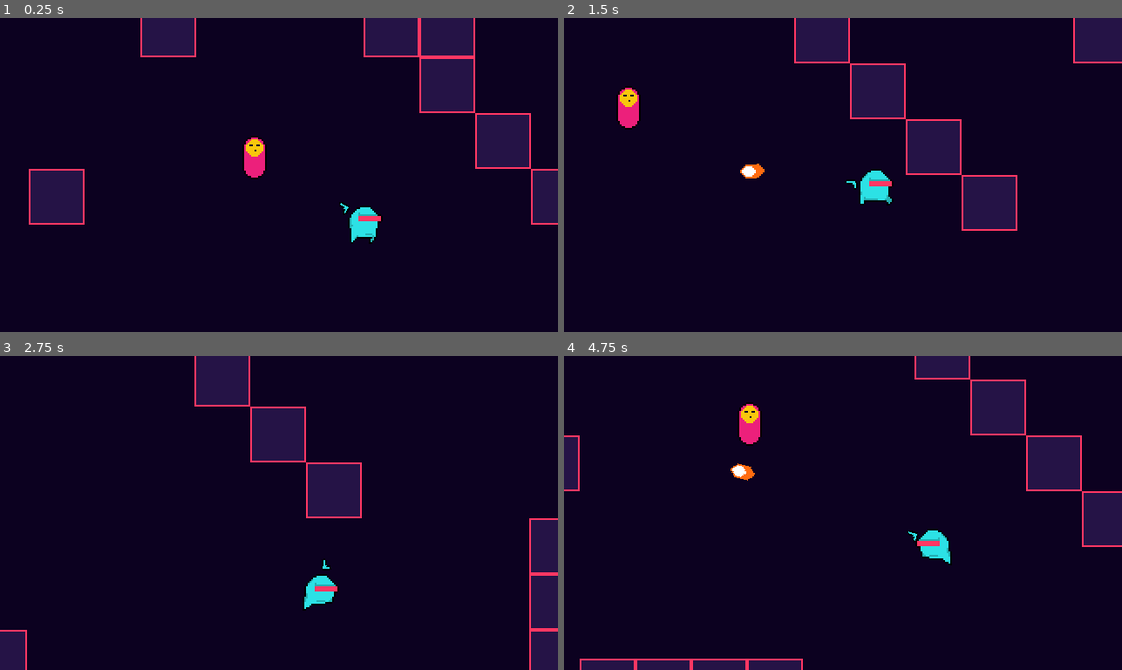
Above: before the commit, frames 1-4 (two rows, left to right).
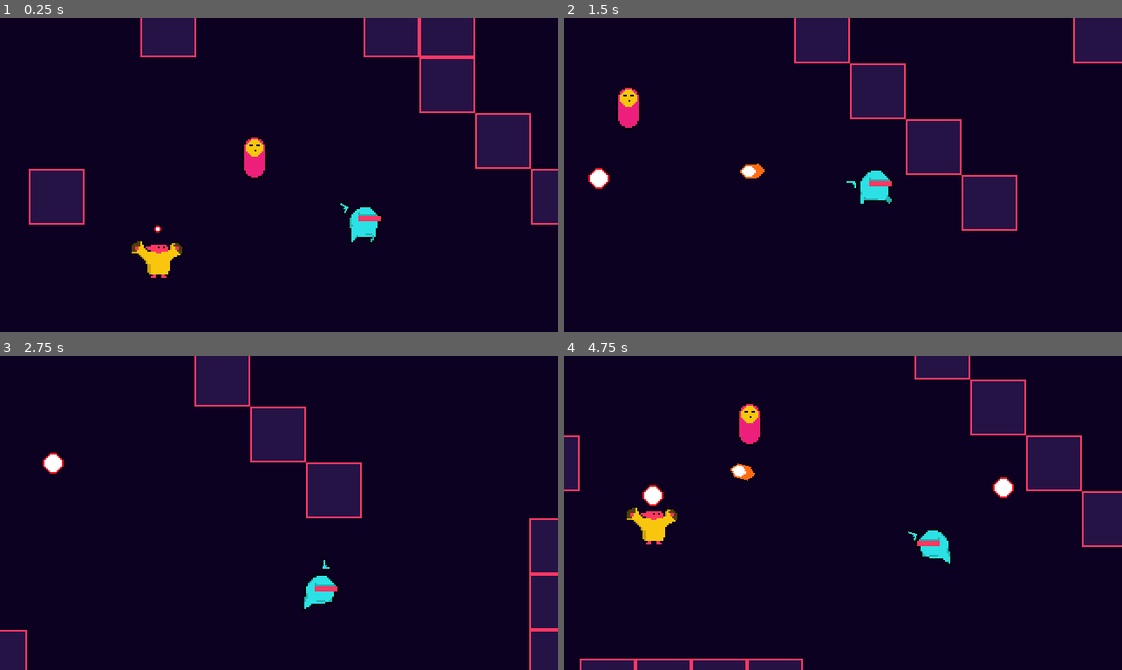
Above: after the commit, the same moments.

Repository: GregCK/RetroGun
Game: Godot game, scene res://World.tscn
Same seed, same stepped clock (60 frames per second), same inputs: the game is played once before the commit and once after it.
Inputs (mouse positions are in pixels of both pictures, inside the frame that each line leads up to):
- Up to frame 1 (0.25 s): no input
- Up to frame 2 (1.5 s): move the mouse to (965, 159) at 0.52 s; press the mouse at (965, 159) at 0.53 s; hold D (right) 0.53-1.28 s; move the mouse to (731, 190) at 1.27 s; release the mouse at (731, 190) at 1.28 s; hold S (down) from 1.28 s (still down); click (731, 190) at 1.35 s
- Up to frame 3 (2.75 s): move the mouse to (334, 443) at 2.02 s; release S (down) at 2.03 s; press the mouse at (334, 443) at 2.03 s; hold D (right) from 2.03 s (still down)
- Up to frame 4 (4.75 s): move the mouse to (815, 575) at 2.77 s; release D (right) at 2.78 s; release the mouse at (815, 575) at 2.78 s; hold W (up) 2.78-3.53 s; click (815, 575) at 2.85 s; move the mouse to (1010, 560) at 3.52 s; press the mouse at (1010, 560) at 3.53 s; hold A (left) from 3.53 s (still down); move the mouse to (675, 465) at 4.27 s; release the mouse at (675, 465) at 4.28 s; click (675, 465) at 4.35 s

The runs differ from the first frame. In frame 1, 0.6% of the frame differs, in the area x 23-33%, y 66-83%; in frame 2, 0.2%; in frame 3, 0.2%; in frame 4, 0.9%, in the area x 11-81%, y 38-60%.

Commit message:
enemy bullets and AI started

Diff:
--- /dev/null
+++ b/Effects/BlinkAnimationPlayer.tscn
@@ -0,0 +1,37 @@
+[gd_scene load_steps=3 format=2]
+
+[sub_resource type="Animation" id=1]
+resource_name = "Start"
+length = 0.2
+tracks/0/type = "value"
+tracks/0/path = NodePath("Sprite:material:shader_param/active")
+tracks/0/interp = 1
+tracks/0/loop_wrap = true
+tracks/0/imported = false
+tracks/0/enabled = true
+tracks/0/keys = {
+"times": PoolRealArray( 0, 0.1 ),
+"transitions": PoolRealArray( 1, 1 ),
+"update": 1,
+"values": [ true, false ]
+}
+
+[sub_resource type="Animation" id=2]
+resource_name = "Stop"
+length = 0.001
+tracks/0/type = "value"
+tracks/0/path = NodePath("Sprite:material:shader_param/active")
+tracks/0/interp = 1
+tracks/0/loop_wrap = true
+tracks/0/imported = false
+tracks/0/enabled = true
+tracks/0/keys = {
+"times": PoolRealArray( 0 ),
+"transitions": PoolRealArray( 1 ),
+"update": 1,
+"values": [ false ]
+}
+
+[node name="BlinkAnimationPlayer" type="AnimationPlayer"]
+anims/Start = SubResource( 1 )
+anims/Stop = SubResource( 2 )
--- /dev/null
+++ b/Effects/FlashWhite.shader
@@ -0,0 +1,13 @@
+shader_type canvas_item;
+
+uniform bool active = false;
+
+void fragment() {
+	vec4 previous_color = texture(TEXTURE, UV);
+	vec4 white_color = vec4(1.0, 1.0, 1.0, previous_color.a);
+	vec4 new_color = previous_color;
+	if (active == true){
+		new_color = white_color;
+	}
+	COLOR = new_color;
+}
--- /dev/null
+++ b/Enemies/AI.gd
@@ -0,0 +1,49 @@
+extends Node2D
+
+signal state_changed(new_state)
+
+onready var playerDetectionZone = $PlayerDetectionZone
+var animationPlayer = null
+
+enum State{
+	PATROL,
+	ENGAGE
+}
+
+var current_state : int = -1 setget set_state
+var player : Player = null
+
+# Called when the node enters the scene tree for the first time.
+func _ready():
+	set_state(State.PATROL)
+
+
+
+
+func _physics_process(delta):
+	match current_state:
+		State.PATROL:
+			pass
+		State.ENGAGE:
+			pass
+
+func set_state(new_state: int):
+	if new_state == current_state:
+		return
+
+	current_state = new_state
+	emit_signal("state_changed", current_state)
+
+
+func _on_Area2D_area_entered(area):
+	pass # Replace with function body.
+
+
+func _on_Area2D_body_entered(body):
+	pass # Replace with function body.
+
+
+func _on_PlayerDetectionZone_body_entered(body):
+	if body.is_in_group("player"):
+		player = body
+		set_state(State.ENGAGE)
--- /dev/null
+++ b/Enemies/Enemy.gd
@@ -0,0 +1,25 @@
+extends KinematicBody2D
+
+const EnemyDeathEffect = preload("res://Effects/EnemyDeathEffect.tscn")
+
+onready var blinkAnimationPlayer = $BlinkAnimationPlayer
+onready var stats = $Stats
+
+var parent = null
+
+func _ready():
+	parent = get_parent()
+
+
+func _on_Hurtbox_area_entered(area):
+	blinkAnimationPlayer.play("Start")
+	stats.health -= area.damage
+#	knockback = area.knockback_vector * 120
+
+
+func _on_Stats_no_health():
+	var effect = EnemyDeathEffect.instance()
+	effect.set_global_position(get_global_position())
+	parent.add_child(effect)
+
+	queue_free()
--- /dev/null
+++ b/Enemies/EnemyBullet.gd
@@ -0,0 +1,19 @@
+extends KinematicBody2D
+
+
+var direction : Vector2
+var velocity : Vector2
+const speed = 50
+
+
+# Called when the node enters the scene tree for the first time.
+func _ready():
+	pass # Replace with function body.
+
+
+func init(new_direction:Vector2):
+	direction = new_direction
+	velocity = new_direction * speed
+
+func _physics_process(delta):
+	velocity = move_and_slide(velocity)
--- /dev/null
+++ b/Enemies/EnemyBullet.tscn
@@ -0,0 +1,23 @@
+[gd_scene load_steps=5 format=2]
+
+[ext_resource path="res://HitBoxes/Hitbox.tscn" type="PackedScene" id=1]
+[ext_resource path="res://Assets/EnemyBullet.png" type="Texture" id=2]
+[ext_resource path="res://Enemies/EnemyBullet.gd" type="Script" id=3]
+
+[sub_resource type="CircleShape2D" id=1]
+radius = 5.11522
+
+[node name="EnemyBullet" type="KinematicBody2D"]
+script = ExtResource( 3 )
+
+[node name="Sprite" type="Sprite" parent="."]
+texture = ExtResource( 2 )
+
+[node name="Hitbox" parent="." instance=ExtResource( 1 )]
+collision_layer = 0
+collision_mask = 8
+
+[node name="CollisionShape2D" parent="Hitbox" index="0"]
+shape = SubResource( 1 )
+
+[editable path="Hitbox"]
--- /dev/null
+++ b/Enemies/Goblin.gd
@@ -0,0 +1,56 @@
+extends "res://Enemies/Enemy.gd"
+
+signal state_changed(new_state)
+
+const Bullet = preload("res://Enemies/EnemyBullet.tscn")
+
+
+onready var playerDetectionZone = $PlayerDetectionZone
+onready var animationPlayer = $AnimationPlayer
+onready var firePoint = $FirePoint
+
+
+enum State{
+	PATROL,
+	ENGAGE
+}
+
+var current_state : int = -1 setget set_state
+var player : Player = null
+
+# Called when the node enters the scene tree for the first time.
+func _ready():
+	set_state(State.PATROL)
+
+
+
+
+func _physics_process(delta):
+	match current_state:
+		State.PATROL:
+			pass
+		State.ENGAGE:
+			pass
+
+func set_state(new_state: int):
+	if new_state == current_state:
+		return
+	if new_state == State.ENGAGE:
+		animationPlayer.play("summon")
+	current_state = new_state
+	emit_signal("state_changed", current_state)
+
+
+func fire():
+	var bullet = Bullet.instance()
+	var vec_to_player = player.get_global_position() - firePoint.get_global_position()
+	vec_to_player = vec_to_player.normalized()
+	bullet.init(vec_to_player)
+	bullet.set_global_position(firePoint.get_global_position())
+	get_parent().add_child(bullet)
+
+
+func _on_PlayerDetectionZone_body_entered(body):
+	if body.is_in_group("player"):
+		player = body
+		set_state(State.ENGAGE)
--- /dev/null
+++ b/Enemies/Goblin.tscn
@@ -0,0 +1,117 @@
+[gd_scene load_steps=13 format=2]
+
+[ext_resource path="res://Assets/holy goblin yellow and pink.png" type="Texture" id=1]
+[ext_resource path="res://HitBoxes/Hurtbox.tscn" type="PackedScene" id=2]
+[ext_resource path="res://Enemies/Stats.tscn" type="PackedScene" id=3]
+[ext_resource path="res://Effects/FlashWhite.shader" type="Shader" id=4]
+[ext_resource path="res://Effects/BlinkAnimationPlayer.tscn" type="PackedScene" id=5]
+[ext_resource path="res://Enemies/Goblin.gd" type="Script" id=6]
+
+[sub_resource type="ShaderMaterial" id=5]
+shader = ExtResource( 4 )
+shader_param/active = false
+
+[sub_resource type="Animation" id=1]
+resource_name = "summon"
+length = 0.7
+tracks/0/type = "value"
+tracks/0/path = NodePath("Sprite:frame")
+tracks/0/interp = 1
+tracks/0/loop_wrap = true
+tracks/0/imported = false
+tracks/0/enabled = true
+tracks/0/keys = {
+"times": PoolRealArray( 0, 0.1, 0.2, 0.3, 0.4, 0.5, 0.6 ),
+"transitions": PoolRealArray( 1, 1, 1, 1, 1, 1, 1 ),
+"update": 1,
+"values": [ 1, 2, 3, 4, 5, 6, 7 ]
+}
+tracks/1/type = "method"
+tracks/1/path = NodePath(".")
+tracks/1/interp = 1
+tracks/1/loop_wrap = true
+tracks/1/imported = false
+tracks/1/enabled = true
+tracks/1/keys = {
+"times": PoolRealArray( 0.7 ),
+"transitions": PoolRealArray( 1 ),
+"values": [ {
+"args": [  ],
+"method": "fire"
+} ]
+}
+
+[sub_resource type="Animation" id=2]
+length = 0.8
+loop = true
+tracks/0/type = "value"
+tracks/0/path = NodePath("Sprite:frame")
+tracks/0/interp = 1
+tracks/0/loop_wrap = true
+tracks/0/imported = false
+tracks/0/enabled = true
+tracks/0/keys = {
+"times": PoolRealArray( 0, 0.2, 0.4, 0.6 ),
+"transitions": PoolRealArray( 1, 1, 1, 1 ),
+"update": 1,
+"values": [ 8, 0, 9, 0 ]
+}
+
+[sub_resource type="CapsuleShape2D" id=3]
+radius = 3.27978
+height = 5.88675
+
+[sub_resource type="CapsuleShape2D" id=4]
+radius = 11.7791
+height = 1.13563
+
+[sub_resource type="CircleShape2D" id=6]
+radius = 154.978
+
+[node name="Goblin" type="KinematicBody2D" groups=[
+"enemies",
+]]
+script = ExtResource( 6 )
+
+[node name="Sprite" type="Sprite" parent="."]
+material = SubResource( 5 )
+texture = ExtResource( 1 )
+vframes = 3
+hframes = 4
+frame = 7
+
+[node name="AnimationPlayer" type="AnimationPlayer" parent="."]
+anims/summon = SubResource( 1 )
+anims/walk = SubResource( 2 )
+
+[node name="CollisionShape2D" type="CollisionShape2D" parent="."]
+visible = false
+position = Vector2( 0, 11.977 )
+rotation = 1.5708
+shape = SubResource( 3 )
+
+[node name="Stats" parent="." instance=ExtResource( 3 )]
+
+[node name="Hurtbox" parent="." instance=ExtResource( 2 )]
+collision_layer = 16
+collision_mask = 0
+
+[node name="CollisionShape2D" parent="Hurtbox" index="0"]
+position = Vector2( 0, 5.736 )
+shape = SubResource( 4 )
+
+[node name="BlinkAnimationPlayer" parent="." instance=ExtResource( 5 )]
+
+[node name="PlayerDetectionZone" type="Area2D" parent="."]
+visible = false
+
+[node name="CollisionShape2D" type="CollisionShape2D" parent="PlayerDetectionZone"]
+shape = SubResource( 6 )
+
+[node name="FirePoint" type="Position2D" parent="."]
+position = Vector2( 0, -10.692 )
+[connection signal="no_health" from="Stats" to="." method="_on_Stats_no_health"]
+[connection signal="area_entered" from="Hurtbox" to="." method="_on_Hurtbox_area_entered"]
+[connection signal="body_entered" from="PlayerDetectionZone" to="." method="_on_PlayerDetectionZone_body_entered"]
+
+[editable path="Hurtbox"]
--- a/Enemies/PillarGuy.tscn
+++ b/Enemies/PillarGuy.tscn
@@ -1,72 +1,28 @@
-[gd_scene load_steps=10 format=2]
+[gd_scene load_steps=9 format=2]
 
 [ext_resource path="res://HitBoxes/Hurtbox.tscn" type="PackedScene" id=1]
 [ext_resource path="res://Assets/pillarguy.png" type="Texture" id=2]
-[ext_resource path="res://Enemies/PillarGuy.gd" type="Script" id=3]
+[ext_resource path="res://Enemies/Enemy.gd" type="Script" id=3]
 [ext_resource path="res://Enemies/Stats.gd" type="Script" id=4]
+[ext_resource path="res://Effects/FlashWhite.shader" type="Shader" id=5]
+[ext_resource path="res://Effects/BlinkAnimationPlayer.tscn" type="PackedScene" id=6]
 
-[sub_resource type="Shader" id=4]
-code = "shader_type canvas_item;
-
-uniform bool active = false;
-
-void fragment() {
-	vec4 previous_color = texture(TEXTURE, UV);
-	vec4 white_color = vec4(1.0, 1.0, 1.0, previous_color.a);
-	vec4 new_color = previous_color;
-	if (active == true){
-		new_color = white_color;
-	}
-	COLOR = new_color;
-}"
-custom_defines = ""
-
-[sub_resource type="ShaderMaterial" id=5]
+[sub_resource type="ShaderMaterial" id=1]
 resource_local_to_scene = true
-shader = SubResource( 4 )
+shader = ExtResource( 5 )
 shader_param/active = false
 
-[sub_resource type="CapsuleShape2D" id=1]
+[sub_resource type="CapsuleShape2D" id=2]
 radius = 6.12634
 height = 11.6641
 
-[sub_resource type="Animation" id=6]
-resource_name = "Start"
-length = 0.2
-tracks/0/type = "value"
-tracks/0/path = NodePath("Sprite:material:shader_param/active")
-tracks/0/interp = 1
-tracks/0/loop_wrap = true
-tracks/0/imported = false
-tracks/0/enabled = true
-tracks/0/keys = {
-"times": PoolRealArray( 0, 0.1 ),
-"transitions": PoolRealArray( 1, 1 ),
-"update": 1,
-"values": [ true, false ]
-}
-
-[sub_resource type="Animation" id=7]
-resource_name = "Stop"
-length = 0.001
-tracks/0/type = "value"
-tracks/0/path = NodePath("Sprite:material:shader_param/active")
-tracks/0/interp = 1
-tracks/0/loop_wrap = true
-tracks/0/imported = false
-tracks/0/enabled = true
-tracks/0/keys = {
-"times": PoolRealArray( 0 ),
-"transitions": PoolRealArray( 1 ),
-"update": 1,
-"values": [ false ]
-}
-
-[node name="PillarGuy" type="KinematicBody2D"]
+[node name="PillarGuy" type="KinematicBody2D" groups=[
+"enemies",
+]]
 script = ExtResource( 3 )
 
 [node name="Sprite" type="Sprite" parent="."]
-material = SubResource( 5 )
+material = SubResource( 1 )
 texture = ExtResource( 2 )
 
 [node name="Hurtbox" parent="." instance=ExtResource( 1 )]
@@ -74,14 +30,13 @@
 collision_mask = 0
 
 [node name="CollisionShape2D" parent="Hurtbox" index="0"]
-shape = SubResource( 1 )
+shape = SubResource( 2 )
 
-[node name="BlinkAnimationPlayer" type="AnimationPlayer" parent="."]
-anims/Start = SubResource( 6 )
-anims/Stop = SubResource( 7 )
+[node name="BlinkAnimationPlayer" parent="." instance=ExtResource( 6 )]
 
 [node name="Stats" type="Node" parent="."]
 script = ExtResource( 4 )
+max_health = 10
 [connection signal="area_entered" from="Hurtbox" to="." method="_on_Hurtbox_area_entered"]
 [connection signal="no_health" from="Stats" to="." method="_on_Stats_no_health"]
 
--- /dev/null
+++ b/Enemies/Stats.tscn
@@ -0,0 +1,7 @@
+[gd_scene load_steps=2 format=2]
+
+[ext_resource path="res://Enemies/Stats.gd" type="Script" id=1]
+
+[node name="Stats" type="Node"]
+script = ExtResource( 1 )
+max_health = 10
--- a/Player/Player.gd
+++ b/Player/Player.gd
@@ -1,10 +1,11 @@
 extends KinematicBody2D
-
+class_name Player
 
 onready var sprite = $Sprite
 onready var animationPlayer = $AnimationPlayer
 onready var camera = $PlayerCam
 onready var center = $Weapon
+onready var stats = $Stats
 
 const ACCELERATION = 500
 const MAX_SPEED = 100
@@ -62,3 +63,7 @@
 		sprite.set_flip_h(true)
 	elif input_vector.x > 0:
 		sprite.set_flip_h(false)
+
+
+func _on_Hurtbox_area_entered(area):
+	stats.health -= area.damage
--- a/Player/Player.tscn
+++ b/Player/Player.tscn
@@ -8,6 +8,8 @@
 [ext_resource path="res://Assets/Sounds/pistol.wav" type="AudioStream" id=6]
 [ext_resource path="res://Assets/MuzzleFlare.png" type="Texture" id=7]
 [ext_resource path="res://Effects/ShakeCam.gd" type="Script" id=8]
+[ext_resource path="res://HitBoxes/Hurtbox.tscn" type="PackedScene" id=9]
+[ext_resource path="res://Enemies/Stats.tscn" type="PackedScene" id=10]
 
 [sub_resource type="CapsuleShape2D" id=1]
 radius = 5.52633
@@ -49,7 +51,13 @@
 [sub_resource type="Animation" id=4]
 resource_name = "recoil"
 
-[node name="Player" type="KinematicBody2D"]
+[sub_resource type="CapsuleShape2D" id=5]
+radius = 7.9375
+height = 4.25
+
+[node name="Player" type="KinematicBody2D" groups=[
+"player",
+]]
 collision_layer = 2
 script = ExtResource( 2 )
 
@@ -108,6 +116,18 @@
 
 [node name="GunPitchTimer" type="Timer" parent="Weapon/Pistol"]
 wait_time = 0.3
+
+[node name="Hurtbox" parent="." instance=ExtResource( 9 )]
+collision_layer = 8
+collision_mask = 0
+
+[node name="CollisionShape2D" parent="Hurtbox" index="0"]
+shape = SubResource( 5 )
+
+[node name="Stats" parent="." instance=ExtResource( 10 )]
 [connection signal="timeout" from="PlayerCam/Timer" to="PlayerCam" method="_on_Timer_timeout"]
 [connection signal="timeout" from="Weapon/Pistol/MuzzleFlareSprite/Timer" to="Weapon/Pistol" method="_on_Timer_timeout"]
 [connection signal="timeout" from="Weapon/Pistol/GunPitchTimer" to="Weapon/Pistol" method="_on_GunPitchTimer_timeout"]
+[connection signal="area_entered" from="Hurtbox" to="." method="_on_Hurtbox_area_entered"]
+
+[editable path="Hurtbox"]
--- a/World.tscn
+++ b/World.tscn
@@ -1,8 +1,9 @@
-[gd_scene load_steps=7 format=2]
+[gd_scene load_steps=8 format=2]
 
 [ext_resource path="res://Player/Player.tscn" type="PackedScene" id=1]
 [ext_resource path="res://Assets/Tile2.png" type="Texture" id=2]
 [ext_resource path="res://Enemies/PillarGuy.tscn" type="PackedScene" id=3]
+[ext_resource path="res://Enemies/Goblin.tscn" type="PackedScene" id=4]
 
 [sub_resource type="NavigationPolygon" id=1]
 vertices = PoolVector2Array( 32, 32, 0, 32, 0, 0, 32, 0 )
@@ -49,3 +50,6 @@
 
 [node name="PillarGuy" parent="YSort" instance=ExtResource( 3 )]
 position = Vector2( -62.7024, -38.0976 )
+
+[node name="Goblin" parent="YSort" instance=ExtResource( 4 )]
+position = Vector2( -119.055, 13.8898 )
--- a/project.godot
+++ b/project.godot
@@ -8,9 +8,14 @@
 
 config_version=4
 
-_global_script_classes=[  ]
+_global_script_classes=[ {
+"base": "KinematicBody2D",
+"class": "Player",
+"language": "GDScript",
+"path": "res://Player/Player.gd"
+} ]
 _global_script_class_icons={
-
+"Player": ""
 }
 
 [application]
Not shown, changed: .mono/metadata/ide_messaging_meta.txt
Binary file added: Assets/EnemyBullet.png
Not shown, added: Assets/EnemyBullet.png.import
Binary file added: Assets/holy goblin yellow and pink.png
Not shown, added: Assets/holy goblin yellow and pink.png.import
Not shown: 1 places in Player/Player.tscn that only renumber resources
